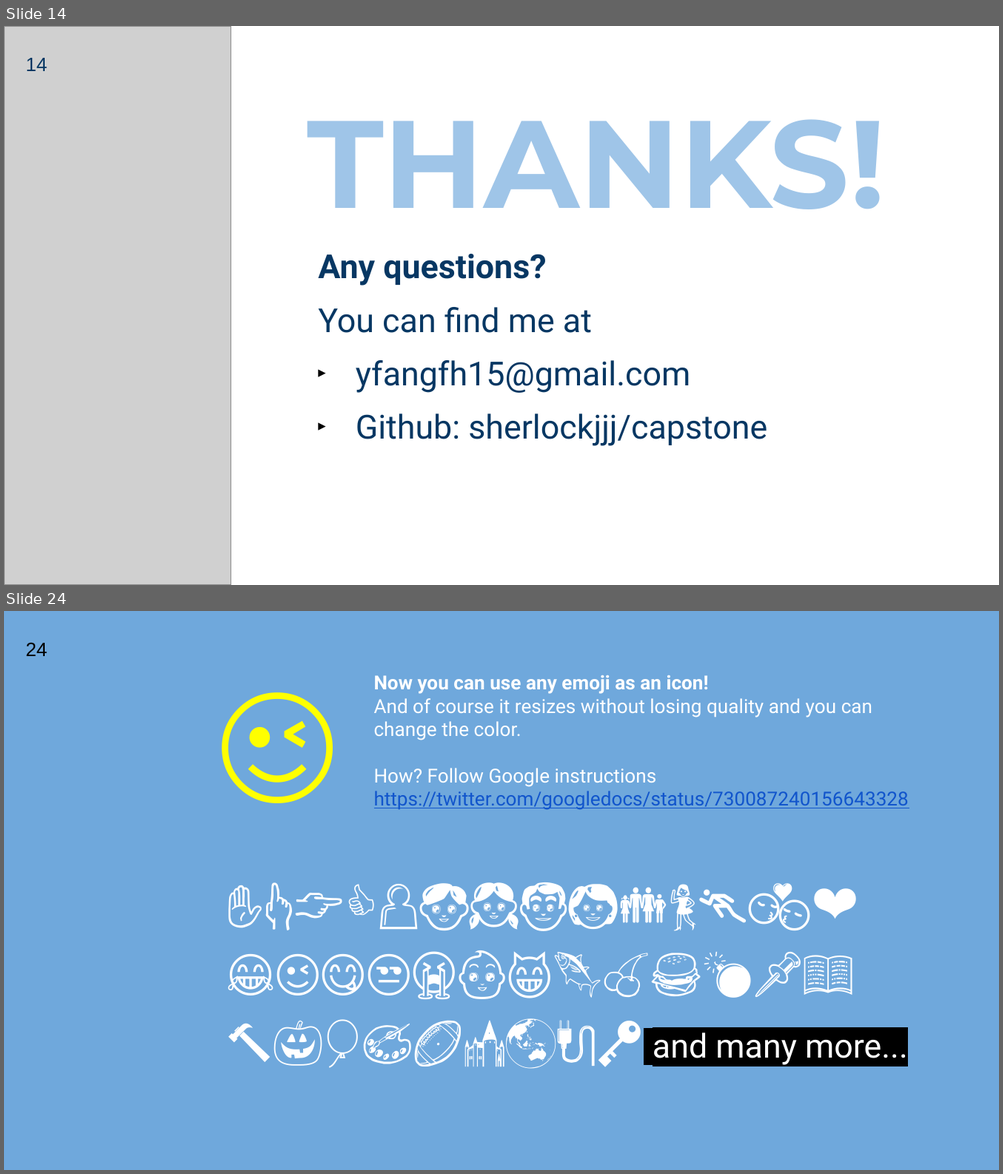
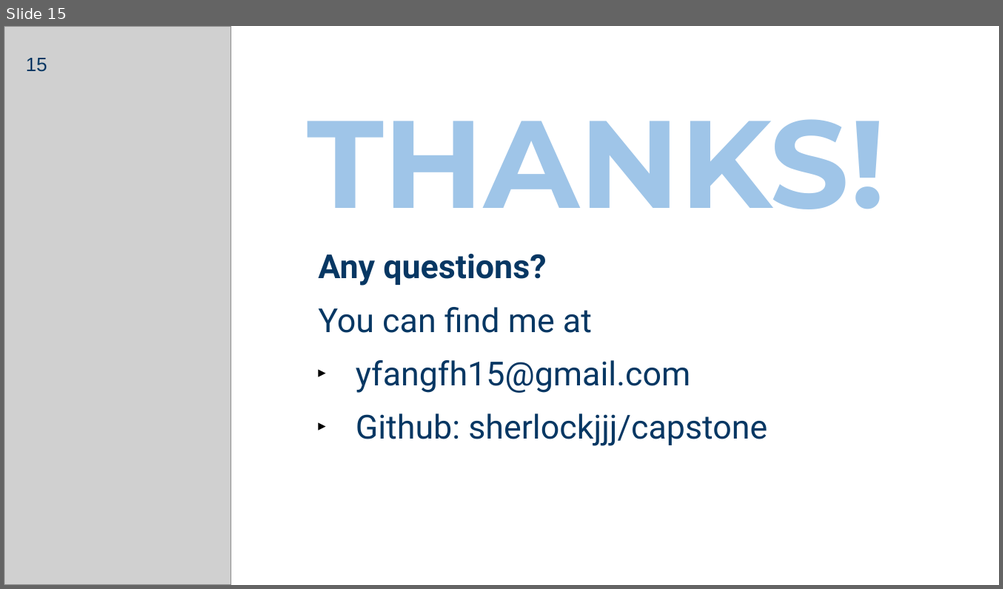
Before and after one commit to sherlockjjj/T-Watch, a slide deck: Capstone.pptx. Shown one above the other, each under a label of ours: slides 14 and 24 before the commit, slide 15 after it; the slides between them are not shown. The pictures are 1003x1174 and 1003x589 pixels, drawn with LibreOffice and Linux fonts; fonts in the diff are those of the drawing; grey boxes stand for pictures. Boxes give left, top, right and bottom in pixels: in the first picture for what was removed or moved away, otherwise in the second. Text is boxed around its words. In the diff, an @@ line names an element or a change of style, - is before the commit and + after.

```diff
--- a/Capstone.pptx
+++ b/Capstone.pptx
@@ slide 24 removed at (4,611,999,1170), background #6FA8DC @@
@@ page number removed at (25,642,47,656) @@
-24
@@ text removed at (199,663,356,804) @@
-😉
@@ text removed at (374,675,908,810) @@
-Now you can use any emoji as an icon!
-And of course it resizes without losing quality and you can change the color.
-How? Follow Google instructions https://twitter.com/googledocs/status/730087240156643328
@@ text removed at (652,1033,908,1065) @@
-✋👆👉👍👤👦👧👨👩👪💃🏃💑❤😂😉😋😒😭👶😸🐟🍒🍔💣📌📖🔨🎃🎈🎨🏈🏰🌏🔌🔑 and many more...
@@ what was slide 14 is now slide 15 @@
@@ page number at (25,58,47,72): text changed @@
-14
+15
```
Also in this commit, not shown: 6 slides changed, 5 slides added, 13 other slides removed.
